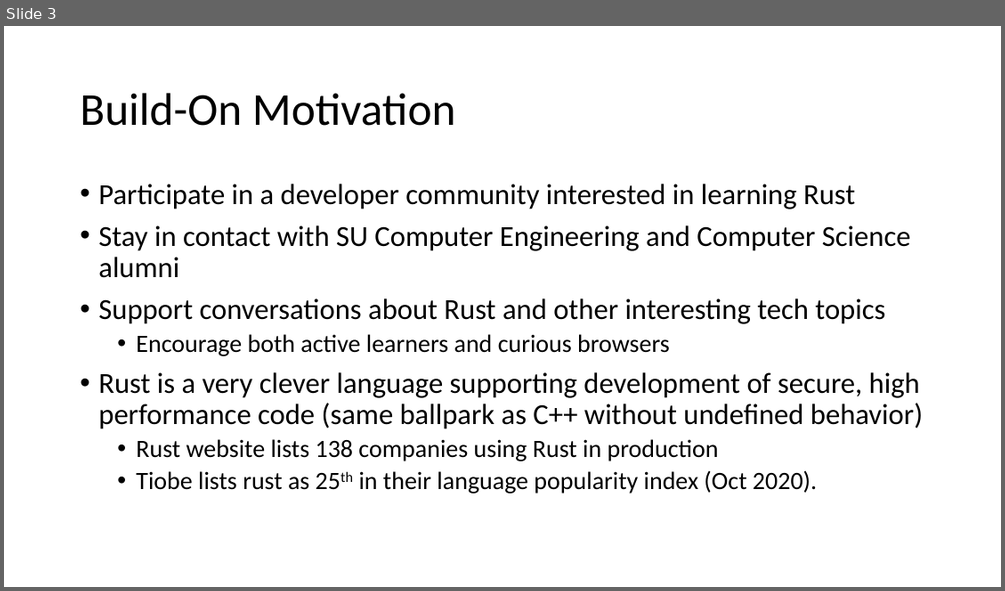
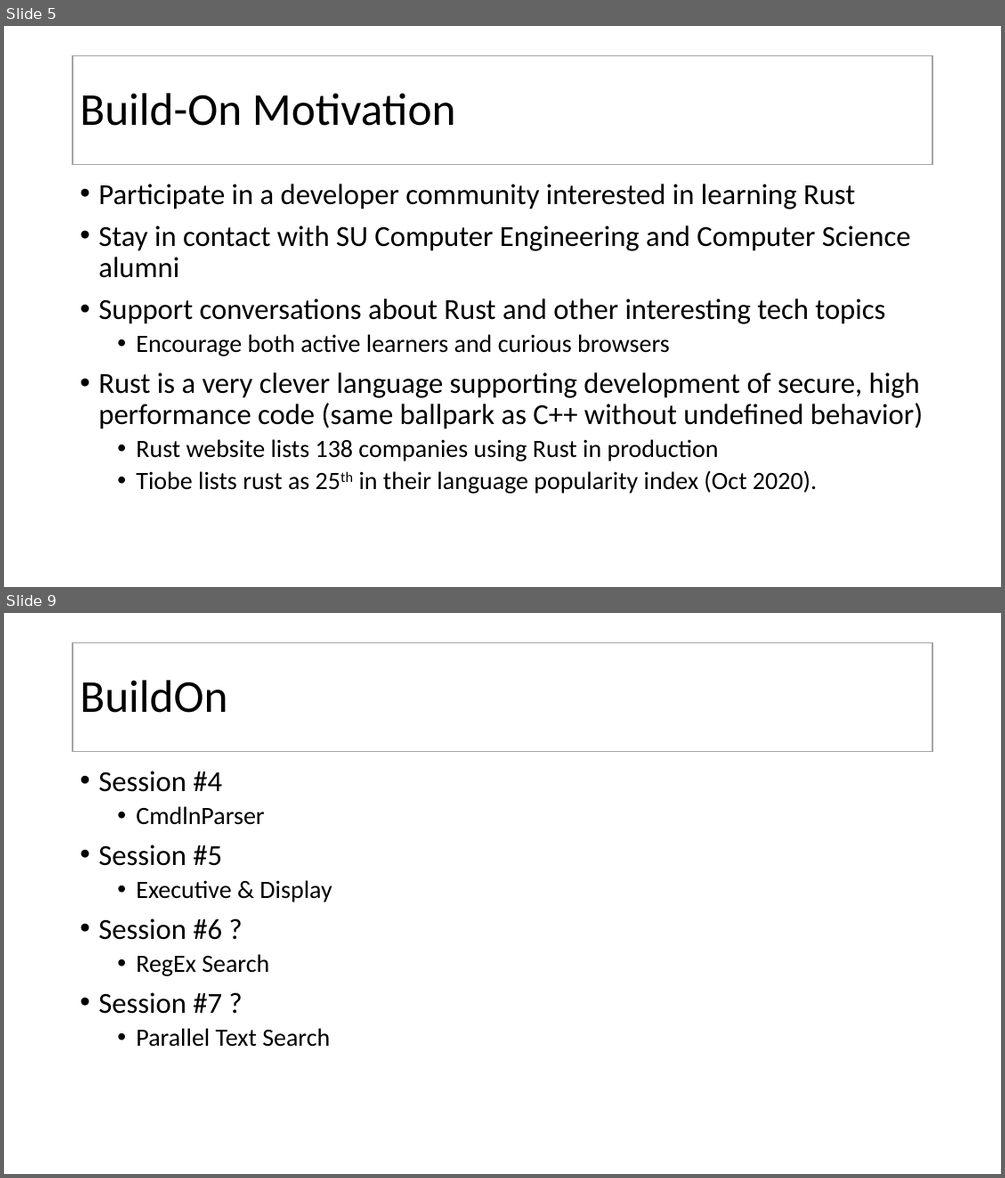
Before and after one commit to JimFawcett/BuildOn, a slide deck: Build-On.pptx. Shown one above the other, each under a label of ours: slide 3 before the commit, slides 5 and 9 after it; the slides between them are not shown. The pictures are 1005x591 and 1005x1178 pixels, drawn with LibreOffice and Linux fonts; fonts in the diff are those of the drawing. Boxes give left, top, right and bottom in pixels: in the first picture for what was removed or moved away, otherwise in the second. Text is boxed around its words. In the diff, an @@ line names an element or a change of style, - is before the commit and + after.

```diff
--- a/Build-On.pptx
+++ b/Build-On.pptx
@@ slide 9 added at (x1=4, y1=613, x2=1001, y2=1174), background #FFFFFF @@
@@ title added at (x1=73, y1=643, x2=933, y2=751), fill #FFFFFF, outline #A5A5A5 1 pt, 44 pt, text #000000 @@
+BuildOn
@@ text added at (x1=98, y1=771, x2=332, y2=1046), 24 pt, text #000000 @@
+• Session #4
+  • CmdlnParser
+• Session #5
+  • Executive & Display
+• Session #6 ?
+  • RegEx Search
+• Session #7 ?
+  • Parallel Text Search
@@ what was slide 3 is now slide 5 @@
@@ slide 5 changed as well @@
@@ title "Build-On Motivation" resized from (x1=80, y1=93, x2=456, y2=126) to (x1=73, y1=56, x2=933, y2=164) @@
@@ title "Build-On Motivation" at (x1=73, y1=56, x2=933, y2=164): fill none to #FFFFFF; outline none to #A5A5A5 1 pt @@
```
Also in this commit, not shown: 2 other slides changed, 6 other slides added, 56 other files.
